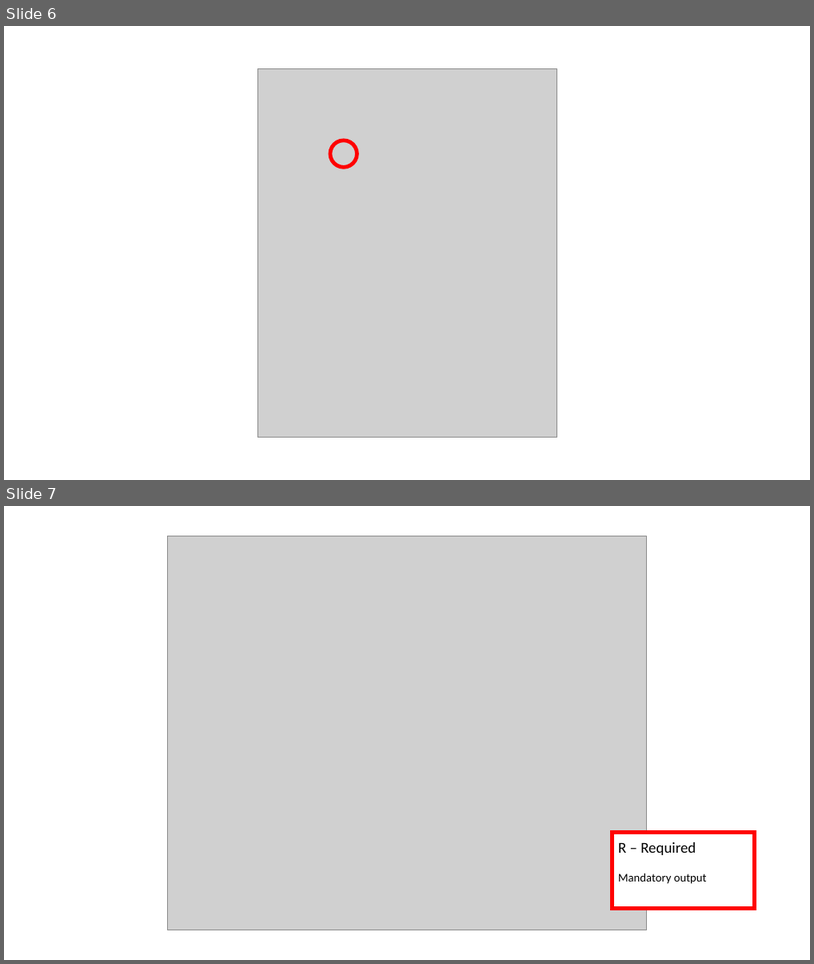
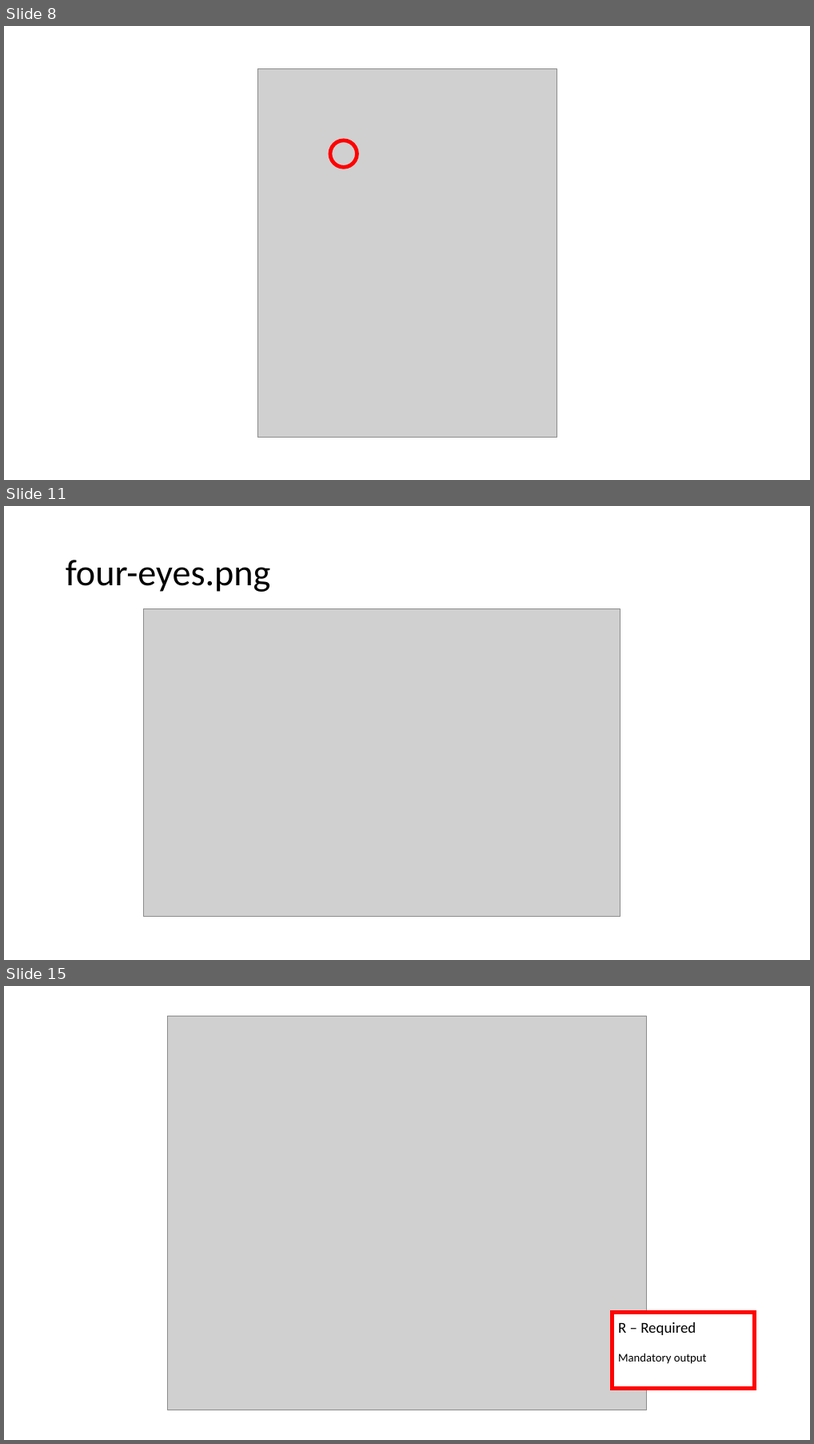
Before and after one commit to casefabric/guide, a slide deck: custom-picture-sources/various pictures.pptx. Shown one above the other, each under a label of ours: slides 6 and 7 before the commit, slides 8, 11 and 15 after it; the slides between them are not shown. The pictures are 814x964 and 814x1444 pixels, drawn with LibreOffice and Linux fonts; fonts in the diff are those of the drawing; grey boxes stand for pictures. Boxes give left, top, right and bottom in pixels: in the first picture for what was removed or moved away, otherwise in the second. Text is boxed around its words. In the diff, an @@ line names an element or a change of style, - is before the commit and + after.

Commit message:
Document 4-eyes & rendez vous
and also some textual updates to the rest of the page

```diff
--- a/custom-picture-sources/various pictures.pptx
+++ b/custom-picture-sources/various pictures.pptx
@@ slide 11 added at (4,506,810,960), background #FFFFFF @@
@@ title added at (66,560,271,592), 44 pt, text #000000 @@
+four-eyes.png
@@ picture added at (144,609,621,916) @@
@@ what was slide 6 is now slide 8 @@
@@ what was slide 7 is now slide 15 @@
```
Also in this commit, not shown: 9 other slides added, 2 slides removed, 7 other files.
